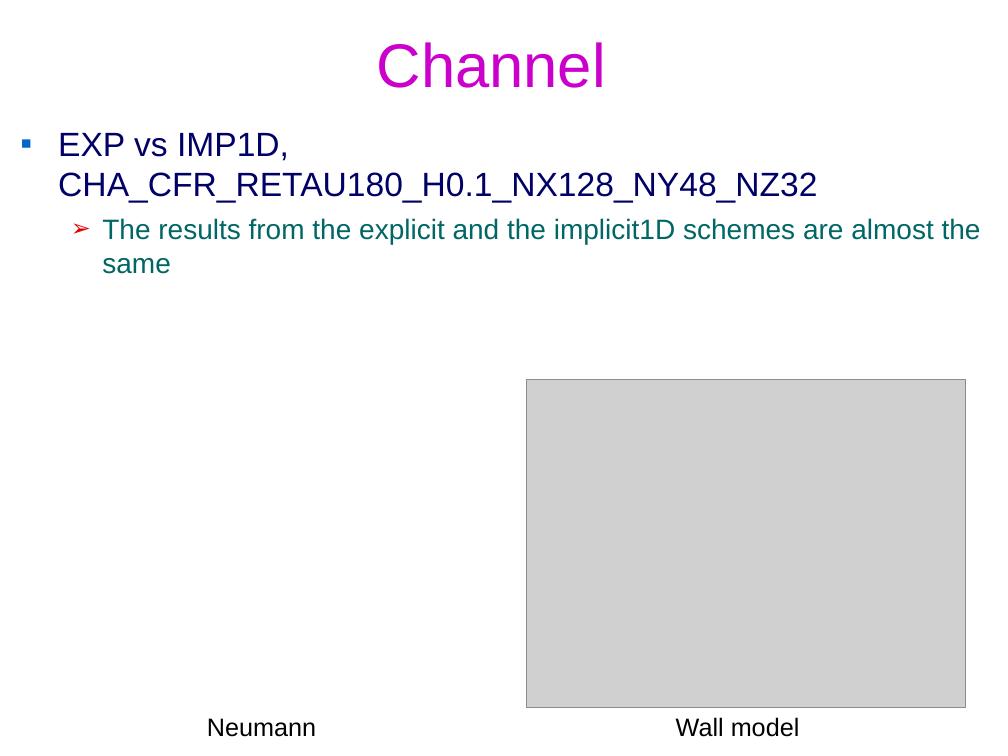
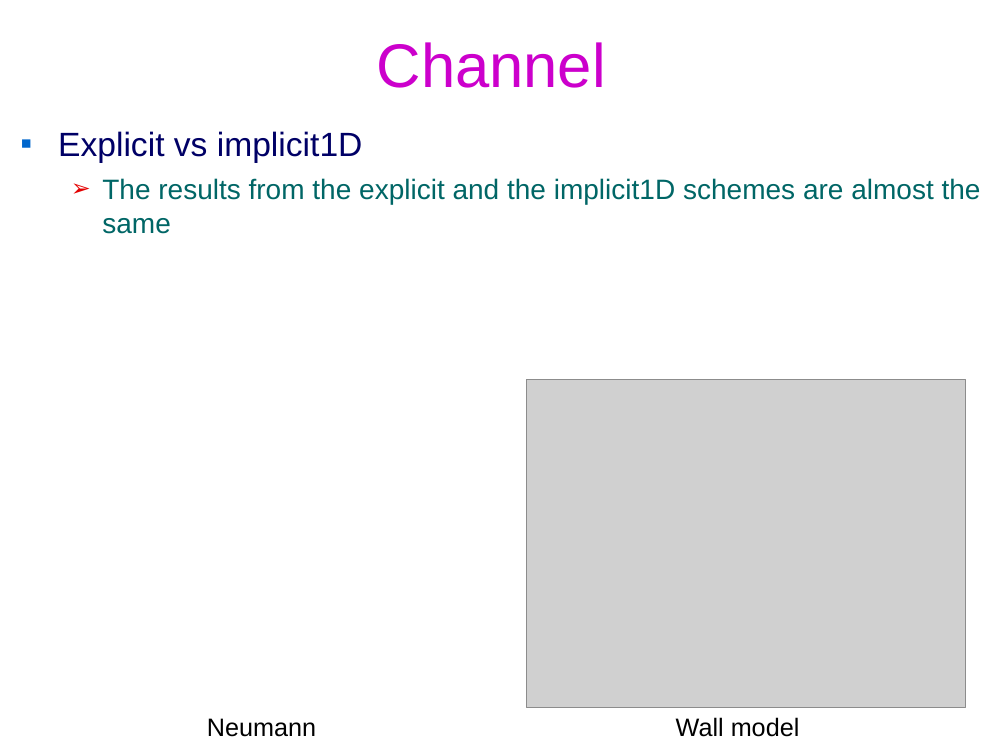
Before and after one commit to federicoVerolini/CaLES, a slide deck: slide 25 of docs/vv.pptx (slide 24 before the commit). Drawn at 1008x756 pixels with LibreOffice and Linux fonts; fonts in the diff are those of the drawing; grey boxes stand for pictures; background and template pictures are left out. Boxes give left, top, right and bottom in pixels: in the first picture for what was removed or moved away, otherwise in the second. Text is boxed around its words. In the diff, an @@ line names an element or a change of style, - is before the commit and + after.

```diff
--- a/docs/vv.pptx
+++ b/docs/vv.pptx
@@ text at box(58, 131, 363, 163): text changed @@
-▪ EXP vs IMP1D, CHA_CFR_RETAU180_H0.1_NX128_NY48_NZ32
+▪ Explicit vs implicit1D
```
Also in this commit, not shown: 8 other slides changed, 5 slides added, 4 slides removed, 4 other files.
